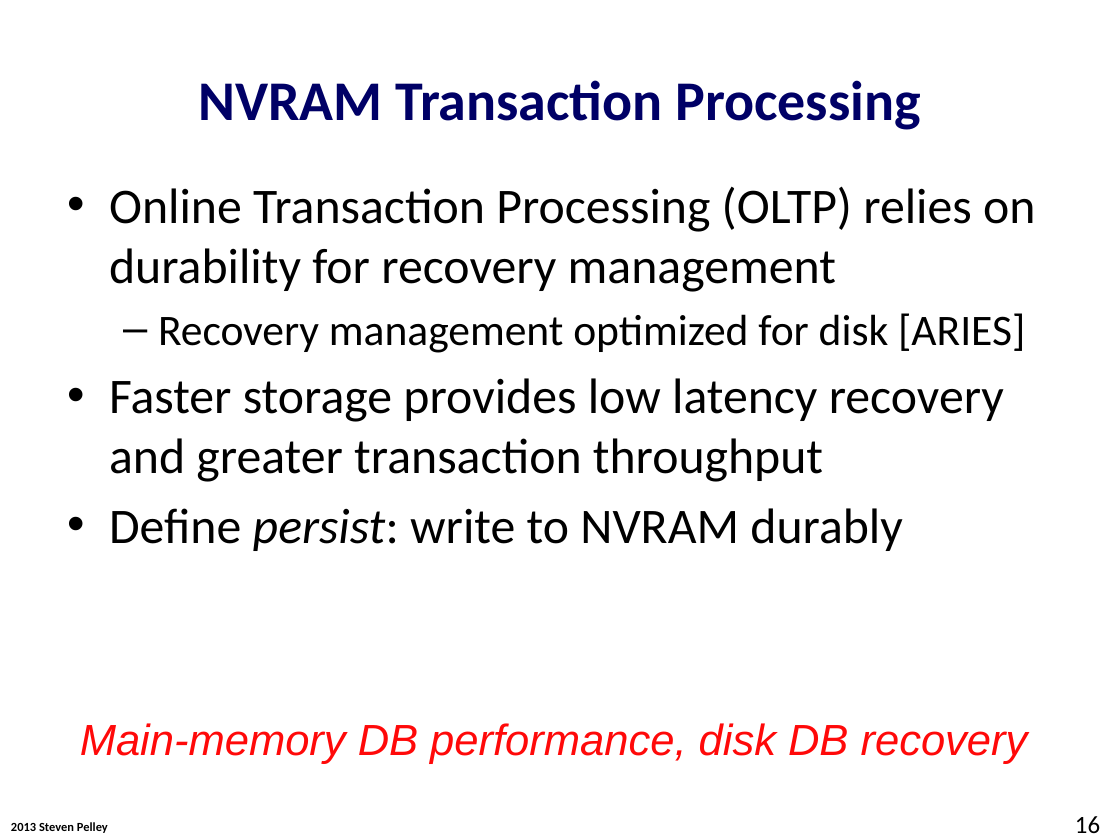
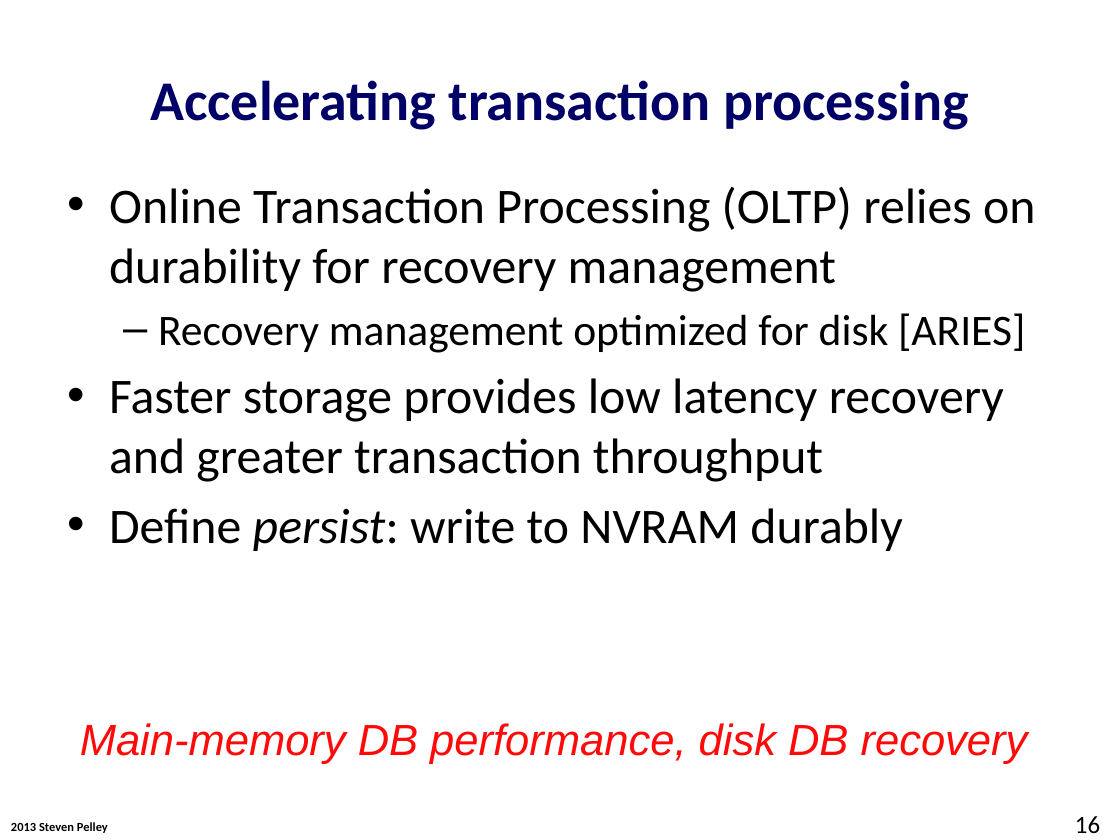
Before and after one commit to Abulila/dissertation, a slide deck: slide 16 of proposal/proposal.pptx. Drawn at 1120x840 pixels with LibreOffice and Linux fonts; fonts in the diff are those of the drawing; background and template pictures are left out. Boxes give left, top, right and bottom in pixels: in the first picture for what was removed or moved away, otherwise in the second. Text is boxed around its words. In the diff, an @@ line names an element or a change of style, - is before the commit and + after.

```diff
--- a/proposal/proposal.pptx
+++ b/proposal/proposal.pptx
@@ title at [150,80,969,130]: text changed @@
-NVRAM Transaction Processing
+Accelerating transaction processing
```
Also in this commit, not shown: 11 other slides changed.
